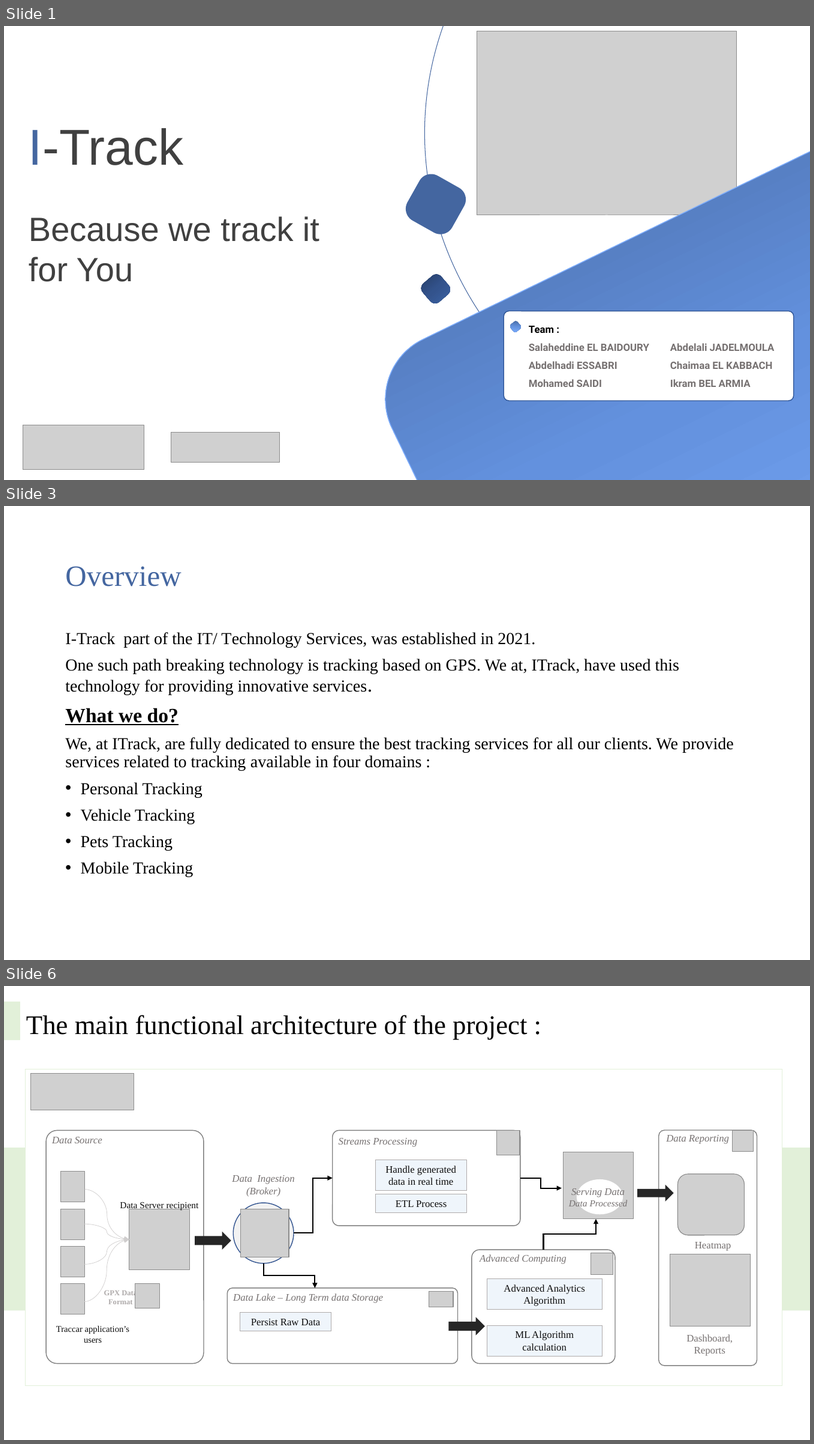
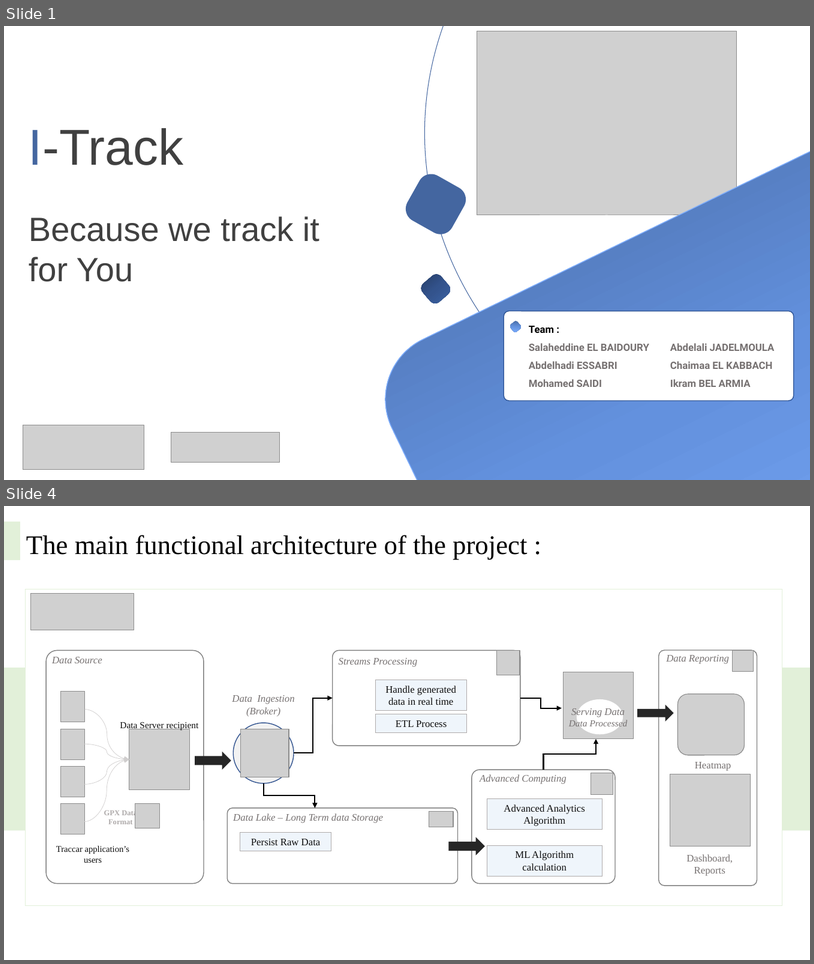
Before and after one commit to MiSalah/Real-Time-Data-Streaming-Analytics-System-for-tracking-Pedestrians, a slide deck: Progress' Presentations/Etat d'avancement - S1.pptx. Shown one above the other, each under a label of ours: slides 1, 3 and 6 before the commit, slides 1 and 4 after it; the slides between them are not shown. The pictures are 814x1444 and 814x964 pixels, drawn with LibreOffice and Linux fonts; fonts in the diff are those of the drawing; grey boxes stand for pictures; background and template pictures are left out. Boxes give left, top, right and bottom in pixels: in the first picture for what was removed or moved away, otherwise in the second. Text is boxed around its words. In the diff, an @@ line names an element or a change of style, - is before the commit and + after.

```diff
--- a/Progress' Presentations/Etat d'avancement - S1.pptx
+++ b/Progress' Presentations/Etat d'avancement - S1.pptx
@@ slide 3 removed at <box>4,506,810,960</box>, background #FFFFFF @@
@@ title removed at <box>65,566,181,586</box> @@
-Overview
@@ text removed at <box>65,632,734,877</box> @@
-I-Track part of the IT/ Technology Services, was established in 2021.
-One such path breaking technology is tracking based on GPS. We at, ITrack, have used this technology for providing innovative services.
-What we do?
-We, at ITrack, are fully dedicated to ensure the best tracking services for all our clients. We provide services related to tracking available in four domains :
-• Personal Tracking
-• Vehicle Tracking
-• Pets Tracking
-• Mobile Tracking
@@ what was slide 6 is now slide 4 @@
```
Also in this commit, not shown: 2 slides changed, 1 other slide removed.
